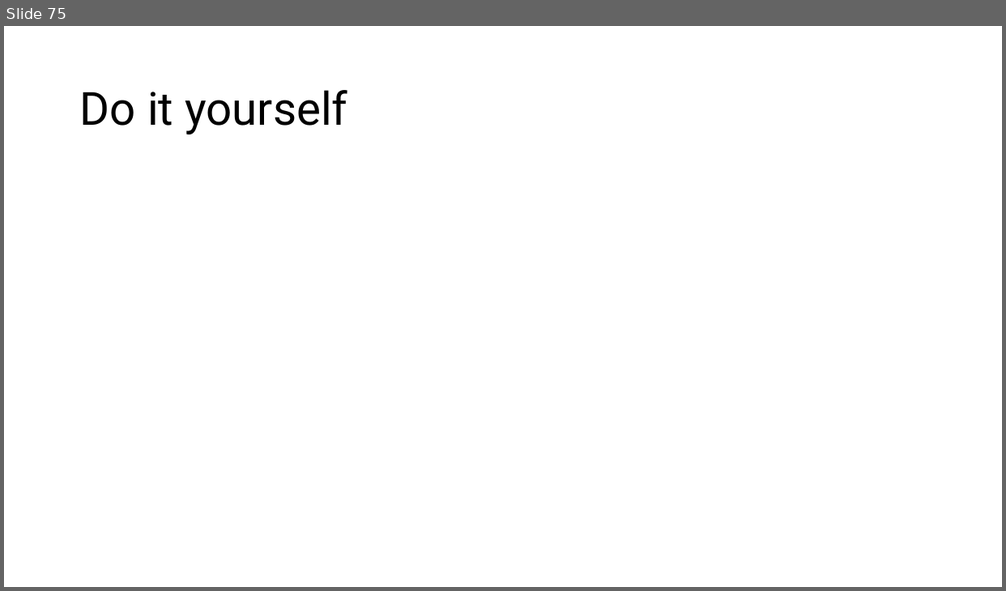
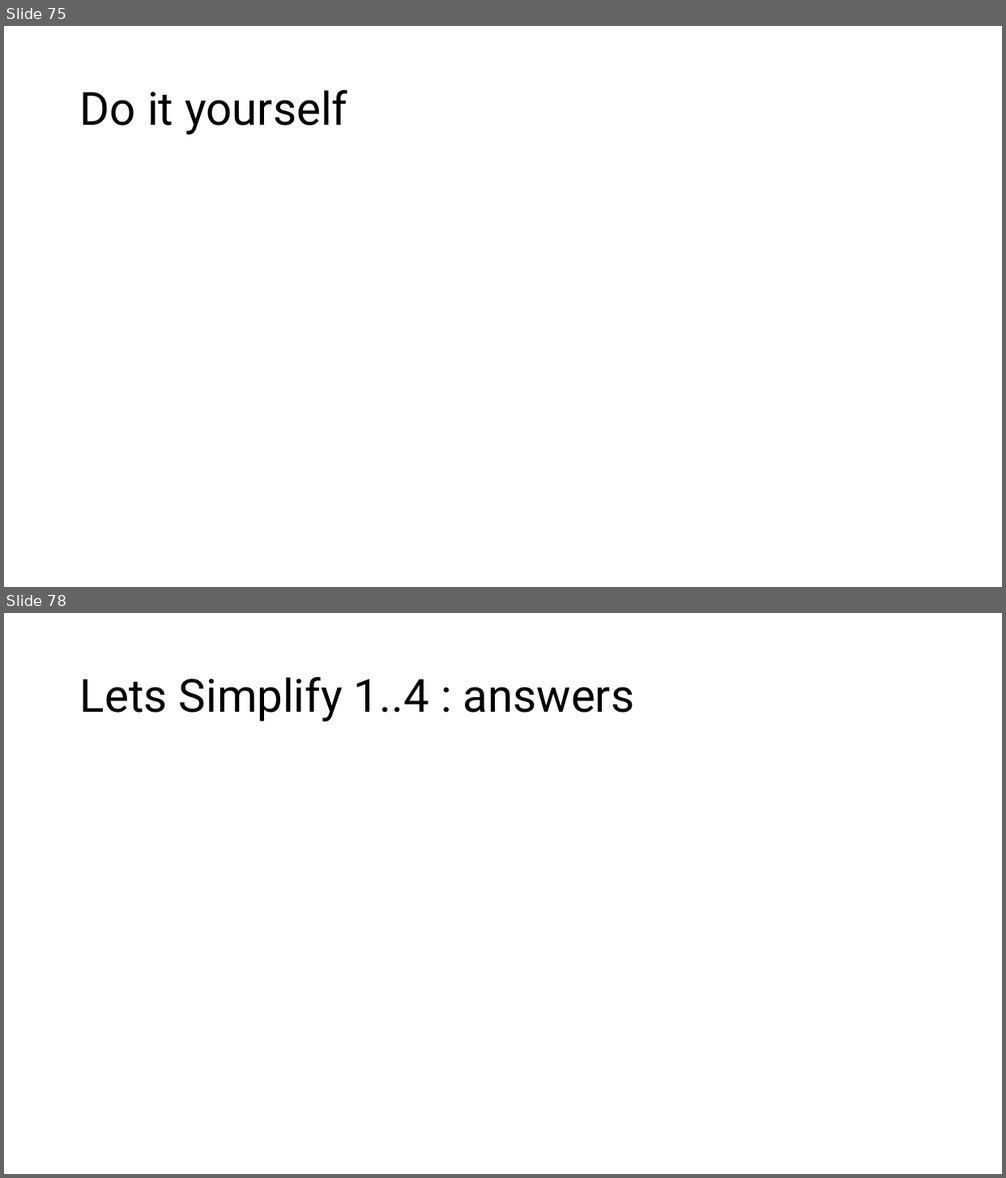
Before and after one commit to MoklaEducation/ems_winter_2025_acsl101, a slide deck: all/ExploringCSConceptsViaACSLCompetitions_all.pptx. Shown one above the other, each under a label of ours: slide 75 before the commit, slides 75 and 78 after it; the slides between them are not shown. The pictures are 1006x591 and 1006x1178 pixels, drawn with LibreOffice and Linux fonts; fonts in the diff are those of the drawing; grey boxes stand for pictures. Boxes give left, top, right and bottom in pixels: in the first picture for what was removed or moved away, otherwise in the second. Text is boxed around its words. In the diff, an @@ line names an element or a change of style, - is before the commit and + after.

```diff
--- a/all/ExploringCSConceptsViaACSLCompetitions_all.pptx
+++ b/all/ExploringCSConceptsViaACSLCompetitions_all.pptx
@@ slide 78 added at [4, 613, 1002, 1174], background #FFFFFF @@
@@ title added at [80, 677, 634, 722], 44 pt, text #000000 @@
+Lets Simplify 1..4 : answers
```
Also in this commit, not shown: 3 other slides added, 1 other file.
